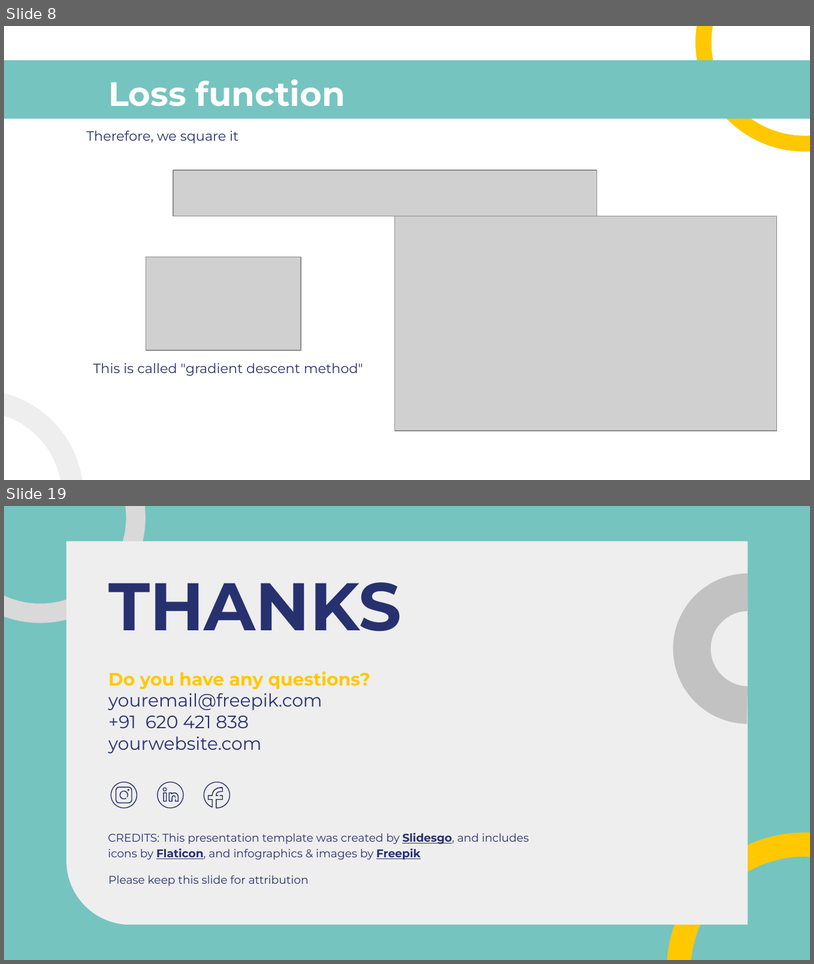
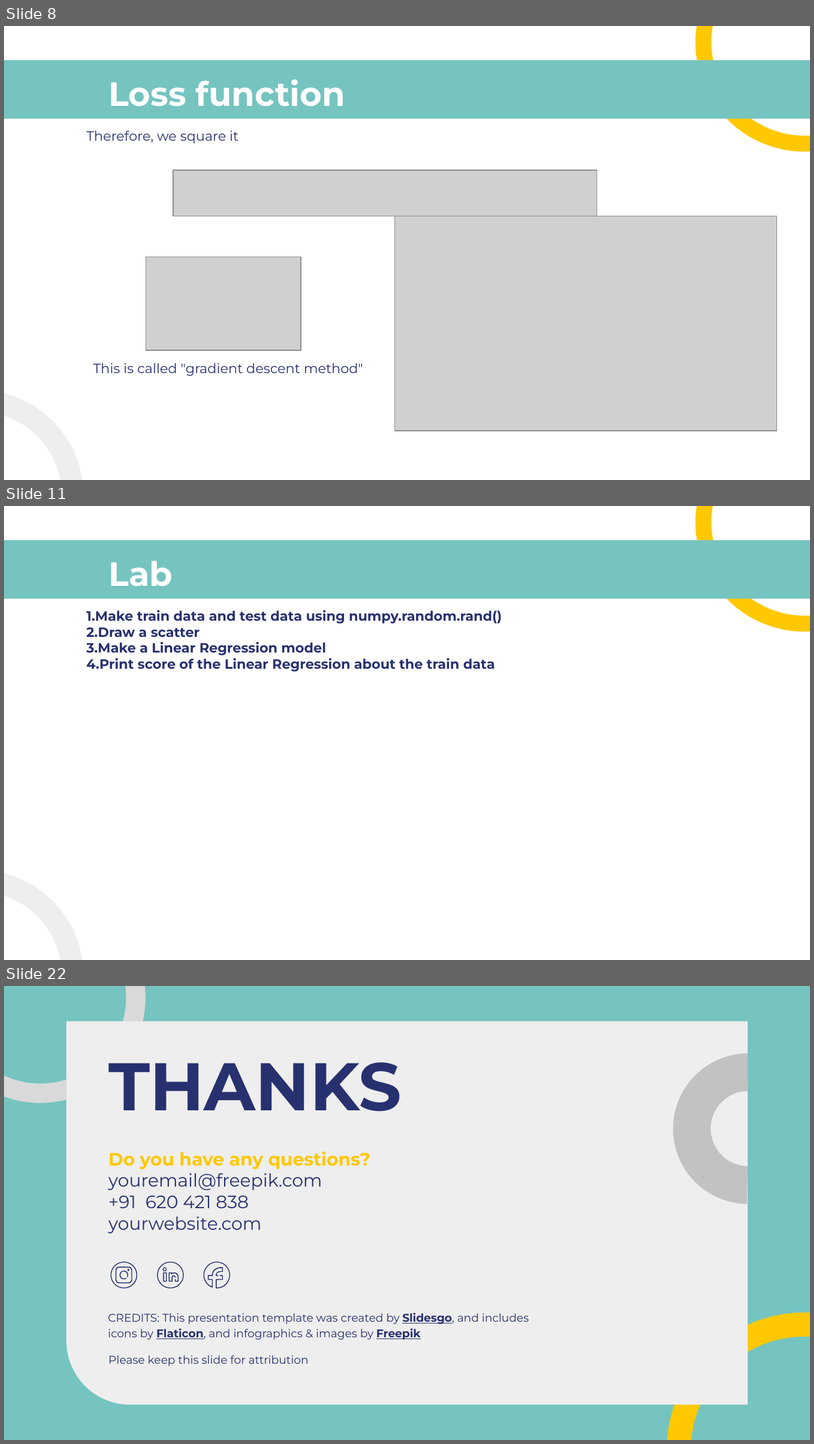
Before and after one commit to gurwoghd/2023_WFK_ICT-Laos-, a slide deck: LectureNotes/ch4_Linear_Regression(LR).pptx. Shown one above the other, each under a label of ours: slides 8 and 19 before the commit, slides 8, 11 and 22 after it; the slides between them are not shown. The pictures are 814x964 and 814x1444 pixels, drawn with LibreOffice and Linux fonts; fonts in the diff are those of the drawing; grey boxes stand for pictures. Boxes give left, top, right and bottom in pixels: in the first picture for what was removed or moved away, otherwise in the second. Text is boxed around its words. In the diff, an @@ line names an element or a change of style, - is before the commit and + after.

```diff
--- a/LectureNotes/ch4_Linear_Regression(LR).pptx
+++ b/LectureNotes/ch4_Linear_Regression(LR).pptx
@@ slide 11 added at (4,506,810,960), background #FFFFFF; not listed: 3 template elements that a slide beside it also shows @@
@@ title added at (108,561,173,586), 30 pt, text #FFFFFF, bold @@
+Lab
@@ subtitle added at (86,610,502,672), 12 pt, text #27316F, bold @@
+1.Make train data and test data using numpy.random.rand()
+2.Draw a scatter
+3.Make a Linear Regression model
+4.Print score of the Linear Regression about the train data
@@ what was slide 19 is now slide 22 @@
```
Also in this commit, not shown: 8 slides changed, 5 other slides added, 3 slides removed, 1 other file.
